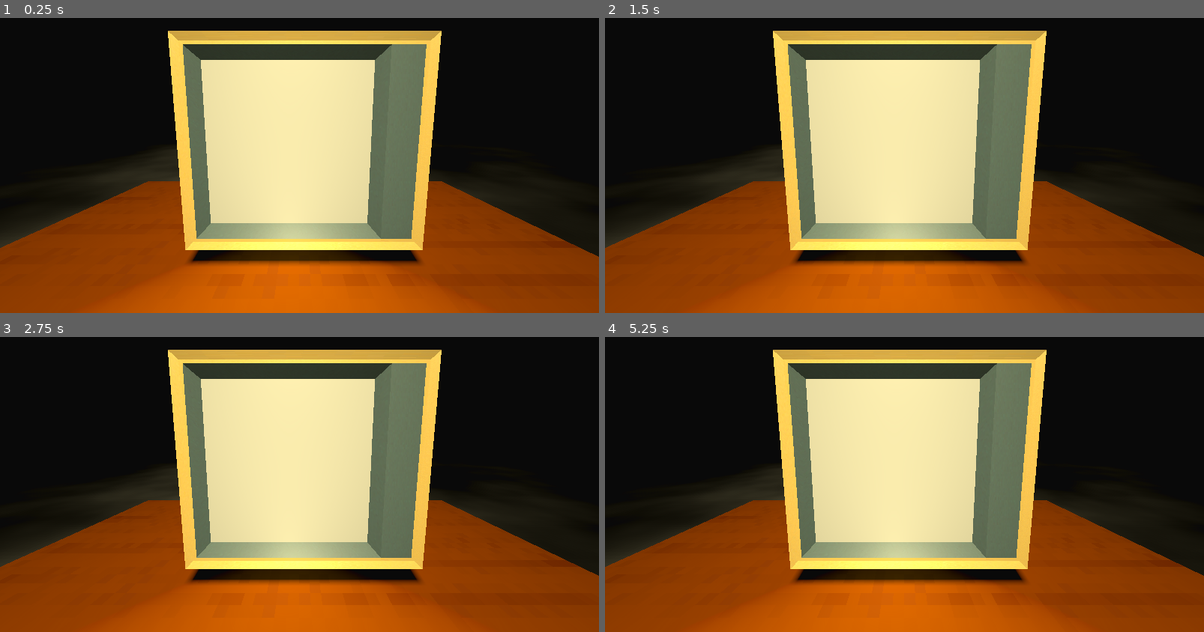
Above: before the commit, frames 1-4 (two rows, left to right).
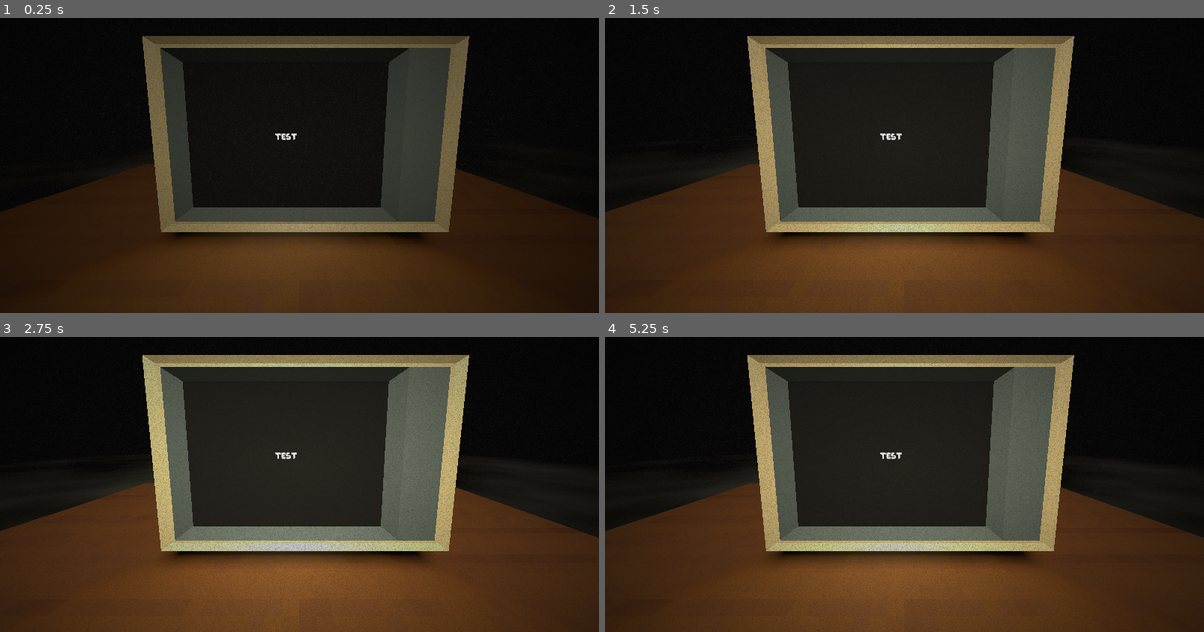
Above: after the commit, the same moments.

Repository: NotJamGames/Closer
Game: Godot game, scene res://World/world.tscn
Same seed, same stepped clock (60 frames per second), same inputs: the game is played once before the commit and once after it.
Inputs:
- Up to frame 1 (0.25 s): no input
- Up to frame 2 (1.5 s): no input
- Up to frame 3 (2.75 s): no input
- Up to frame 4 (5.25 s): no input

The runs differ from the first frame. In frame 1, 65% of the frame differs, in the area x 0-100%, y 4-100%; in frame 2, 67%; in frame 3, 65%; in frame 4, 66%.

Commit message:
Scene setup, various lighting effects

Diff:
--- a/UI/screen_interface.tscn
+++ b/UI/screen_interface.tscn
@@ -1,10 +1,29 @@
-[gd_scene load_steps=2 format=3 uid="uid://dtx0rpqsctv8d"]
+[gd_scene load_steps=4 format=3 uid="uid://dtx0rpqsctv8d"]
 
 [ext_resource type="Script" path="res://UI/screen_interface.gd" id="1_g8wyg"]
+[ext_resource type="FontFile" uid="uid://d356gvukrvbe6" path="res://UI/Fonts/Not Jam Atomic 20.ttf" id="2_62uir"]
+
+[sub_resource type="LabelSettings" id="LabelSettings_kufo6"]
+font = ExtResource("2_62uir")
+font_size = 20
 
 [node name="ScreenInterface" type="Control"]
 layout_mode = 3
-anchors_preset = 0
-offset_right = 480.0
-offset_bottom = 270.0
+anchors_preset = 15
+anchor_right = 1.0
+anchor_bottom = 1.0
+grow_horizontal = 2
+grow_vertical = 2
 script = ExtResource("1_g8wyg")
+
+[node name="Label" type="Label" parent="."]
+layout_mode = 1
+anchors_preset = 15
+anchor_right = 1.0
+anchor_bottom = 1.0
+grow_horizontal = 2
+grow_vertical = 2
+text = "TEST"
+label_settings = SubResource("LabelSettings_kufo6")
+horizontal_alignment = 1
+vertical_alignment = 1
--- /dev/null
+++ b/VFX/noise.gdshader
@@ -0,0 +1,19 @@
+shader_type canvas_item;
+// set max strength to your liking here=20.0, step_size=0.1
+uniform float strength : hint_range(0, 92.0, 0.1) = 92;
+
+void fragment() {
+
+	// Screen Color
+    vec4 screen = texture(TEXTURE, SCREEN_UV);
+	vec2 iResolution = 1.0 / SCREEN_PIXEL_SIZE;
+	vec2 uv = FRAGCOORD.xy / iResolution.xy;
+
+	// Random noise
+    float x = (uv.x + 4.0 ) * (uv.y + 4.0 ) * (TIME * 10.0);
+	// Add grain to Screen
+	screen = screen+vec4(mod((mod(x, 13.0) ) * (mod(x, 123.0) ), 0.01)-0.005) * strength;
+
+    screen = 1.0 - screen;
+	COLOR = screen;
+	}
--- /dev/null
+++ b/VFX/vignette.gdshader
@@ -0,0 +1,12 @@
+shader_type canvas_item;
+
+uniform float outerRadius : hint_range(0.0, 5.0) = 1.0;
+uniform float MainAlpha : hint_range(0.0, 1.0) = 1.0;
+
+
+void fragment() {
+	float x = abs(UV.x-.5)*2.0;
+	float y = abs(UV.y-.5)*2.0;
+	float v = (sqrt((x*x)+(y*y))/outerRadius);
+	COLOR = vec4(0,0,0,v*MainAlpha);
+}
--- a/World/world.tscn
+++ b/World/world.tscn
@@ -1,8 +1,11 @@
-[gd_scene load_steps=9 format=3 uid="uid://3vqlpilc2fl8"]
+[gd_scene load_steps=17 format=3 uid="uid://3vqlpilc2fl8"]
 
 [ext_resource type="PackedScene" uid="uid://l21ohcak7u52" path="res://Models/desk_and_monitor.glb" id="1_2j35s"]
 [ext_resource type="Script" path="res://World/world.gd" id="1_upb24"]
-[ext_resource type="Script" path="res://VFX/screen_light.gd" id="3_m71ua"]
+[ext_resource type="PackedScene" uid="uid://dtx0rpqsctv8d" path="res://UI/screen_interface.tscn" id="3_m55g1"]
+[ext_resource type="Script" path="res://VFX/light_variation.gd" id="3_m71ua"]
+[ext_resource type="Shader" path="res://VFX/noise.gdshader" id="4_61ix5"]
+[ext_resource type="Shader" path="res://VFX/vignette.gdshader" id="4_wasif"]
 
 [sub_resource type="FastNoiseLite" id="FastNoiseLite_ikkt3"]
 noise_type = 3
@@ -23,6 +26,20 @@
 subdivide_depth = 4
 center_offset = Vector3(1, 0, 0)
 
+[sub_resource type="ViewportTexture" id="ViewportTexture_bp1ju"]
+viewport_path = NodePath("desk_and_monitor/Monitor/Screen/SubViewport")
+
+[sub_resource type="StandardMaterial3D" id="StandardMaterial3D_mup3l"]
+resource_local_to_scene = true
+albedo_color = Color(0, 0, 0, 1)
+emission_enabled = true
+emission_texture = SubResource("ViewportTexture_bp1ju")
+
+[sub_resource type="PlaneMesh" id="PlaneMesh_oj0oj"]
+resource_local_to_scene = true
+material = SubResource("StandardMaterial3D_mup3l")
+size = Vector2(0.48, 0.36)
+
 [sub_resource type="Environment" id="Environment_r6k71"]
 background_mode = 1
 ambient_light_color = Color(1, 1, 1, 1)
@@ -30,7 +47,16 @@
 fog_light_energy = 2.86
 adjustment_enabled = true
 adjustment_contrast = 0.93
-adjustment_saturation = 2.68
+adjustment_saturation = 1.5
+
+[sub_resource type="ShaderMaterial" id="ShaderMaterial_prkpf"]
+shader = ExtResource("4_61ix5")
+shader_parameter/strength = 50.0
+
+[sub_resource type="ShaderMaterial" id="ShaderMaterial_l2m7i"]
+shader = ExtResource("4_wasif")
+shader_parameter/outerRadius = 2.36
+shader_parameter/MainAlpha = 1.0
 
 [node name="World" type="Node3D"]
 script = ExtResource("1_upb24")
@@ -40,17 +66,22 @@
 
 [node name="desk_and_monitor" parent="." instance=ExtResource("1_2j35s")]
 
-[node name="AmbientLight" type="SpotLight3D" parent="."]
-transform = Transform3D(1, 0, 0, 0, 0.647588, 0.761991, 0, -0.761991, 0.647588, 0, 2.72648, 1.8731)
-light_color = Color(1, 0.976544, 0.872294, 1)
-light_energy = 3.803
-shadow_enabled = true
-spot_range = 20.855
-spot_angle = 54.7
-spot_angle_attenuation = 3.24901
+[node name="Monitor" parent="desk_and_monitor" index="1"]
+transform = Transform3D(1, 0, 0, 0, -4.37114e-08, -0.74, 0, 1, -3.23464e-08, 0, 1.27799, 0.578064)
 
-[node name="ScreenLight" type="SpotLight3D" parent="."]
-transform = Transform3D(1, 0, 0, 0, -1, -8.74228e-08, 0, 8.74228e-08, -1, 0, 1.28451, 0.0572895)
+[node name="Screen" type="MeshInstance3D" parent="desk_and_monitor/Monitor" index="0"]
+transform = Transform3D(1, 0, 0, 0, 1, 0, 0, 0, 1.35135, 0, 0.000762761, -0.00147974)
+mesh = SubResource("PlaneMesh_oj0oj")
+skeleton = NodePath("../../..")
+
+[node name="SubViewport" type="SubViewport" parent="desk_and_monitor/Monitor/Screen"]
+disable_3d = true
+size = Vector2i(480, 360)
+
+[node name="ScreenInterface" parent="desk_and_monitor/Monitor/Screen/SubViewport" instance=ExtResource("3_m55g1")]
+
+[node name="ScreenLight" type="SpotLight3D" parent="desk_and_monitor/Monitor" index="1"]
+transform = Transform3D(1, 0, 0, 0, 1.31134e-07, -1, 0, 1.35135, 1.77208e-07, 0, -0.423216, 0.109246)
 light_color = Color(0.85, 1, 0.9, 1)
 spot_angle_attenuation = 3.03143
 script = ExtResource("3_m71ua")
@@ -59,8 +90,40 @@
 flicker_energy_range = Array[float]([0.0, -0.08])
 flicker_frequency = 0.05
 
+[node name="AmbientLight" type="SpotLight3D" parent="."]
+transform = Transform3D(1, 0, 0, 0, 0.647588, 0.761991, 0, -0.761991, 0.647588, 0, 2.33191, 1.97066)
+light_color = Color(1, 0.976544, 0.872294, 1)
+light_energy = 3.803
+shadow_enabled = true
+spot_range = 20.855
+spot_angle = 75.0
+spot_angle_attenuation = 3.24901
+script = ExtResource("3_m71ua")
+base_energy_range = Array[float]([3.803, 4.8])
+base_energy_frequency = 2.7
+flicker_energy_range = Array[float]([0.0, -0.05])
+flicker_frequency = 0.05
+
 [node name="Camera3D" type="Camera3D" parent="."]
-transform = Transform3D(1, 0, 0, 0, 0.989696, 0.143182, 0, -0.143182, 0.989696, 0.0319242, 1.46019, 1.11183)
+transform = Transform3D(1, 0, 0, 0, 0.989696, 0.143182, 0, -0.143182, 0.989696, 0.0319242, 1.3384, 1.11183)
 
 [node name="WorldEnvironment" type="WorldEnvironment" parent="."]
 environment = SubResource("Environment_r6k71")
+
+[node name="FilmGrain" type="ColorRect" parent="."]
+material = SubResource("ShaderMaterial_prkpf")
+anchors_preset = 15
+anchor_right = 1.0
+anchor_bottom = 1.0
+grow_horizontal = 2
+grow_vertical = 2
+
+[node name="Vignette" type="ColorRect" parent="."]
+material = SubResource("ShaderMaterial_l2m7i")
+anchors_preset = 15
+anchor_right = 1.0
+anchor_bottom = 1.0
+grow_horizontal = 2
+grow_vertical = 2
+
+[editable path="desk_and_monitor"]
--- a/project.godot
+++ b/project.godot
@@ -33,3 +33,8 @@
 
 renderer/rendering_method="gl_compatibility"
 renderer/rendering_method.mobile="gl_compatibility"
+environment/ssao/quality=0
+environment/ssil/quality=0
+anti_aliasing/screen_space_roughness_limiter/enabled=false
+environment/glow/upscale_mode=0
+environment/defaults/default_clear_color=Color(0, 0, 0, 1)
Renamed: VFX/screen_light.gd -> VFX/light_variation.gd
